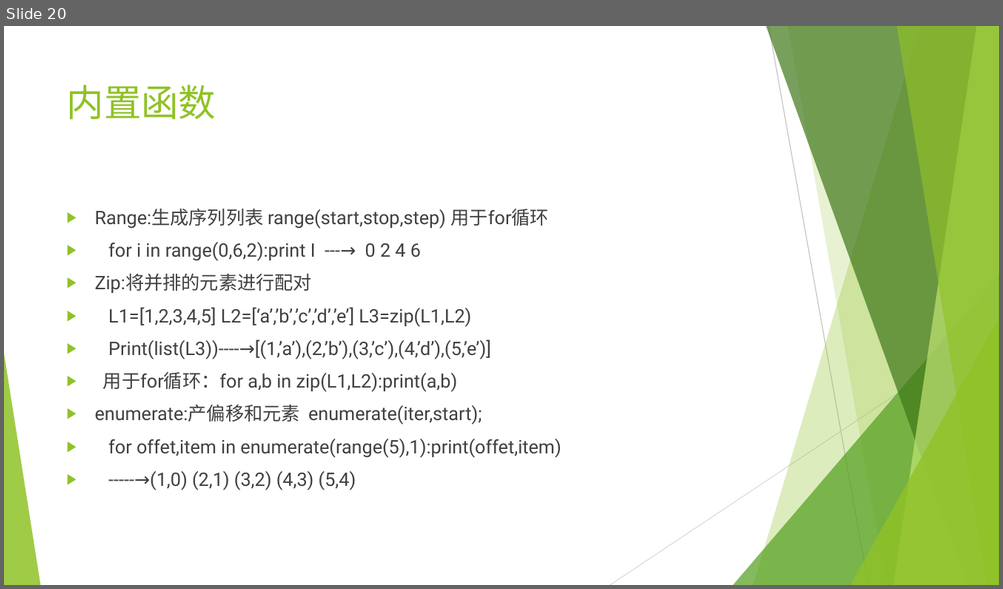
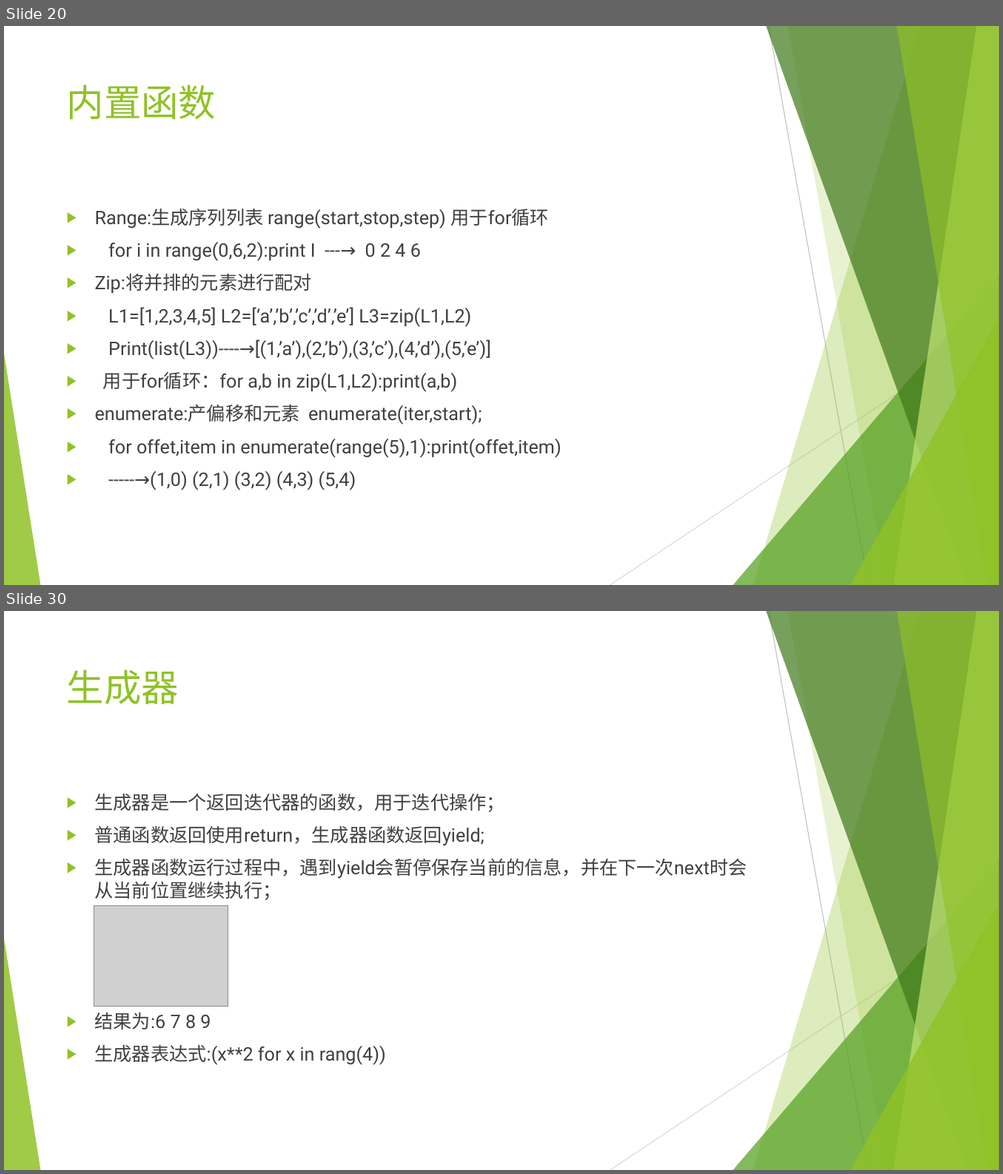
Before and after one commit to mrzhangs1015916/LearnPython, a slide deck: python.pptx. Shown one above the other, each under a label of ours: slide 20 before the commit, slides 20 and 30 after it; the slides between them are not shown. The pictures are 1003x589 and 1003x1174 pixels, drawn with LibreOffice and Linux fonts; fonts in the diff are those of the drawing; grey boxes stand for pictures. Boxes give left, top, right and bottom in pixels: in the first picture for what was removed or moved away, otherwise in the second. Text is boxed around its words. In the diff, an @@ line names an element or a change of style, - is before the commit and + after.

```diff
--- a/python.pptx
+++ b/python.pptx
@@ slide 30 added at (x1=4, y1=611, x2=999, y2=1170), background #FFFFFF; not listed: 10 template elements that a slide beside it also shows @@
@@ title added at (x1=67, y1=669, x2=179, y2=704), 36 pt, text #90C226 @@
+生成器
@@ text added at (x1=95, y1=794, x2=747, y2=1065), 18 pt, text #404040 @@
+▶ 生成器是一个返回迭代器的函数，用于迭代操作；
+▶ 普通函数返回使用return，生成器函数返回yield;
+▶ 生成器函数运行过程中，遇到yield会暂停保存当前的信息，并在下一次next时会从当前位置继续执行；
+▶ 结果为:6 7 8 9
+▶ 生成器表达式:(x**2 for x in rang(4))
@@ picture added at (x1=94, y1=906, x2=227, y2=1006) @@
```
Also in this commit, not shown: 12 other slides added, 1 other file.
